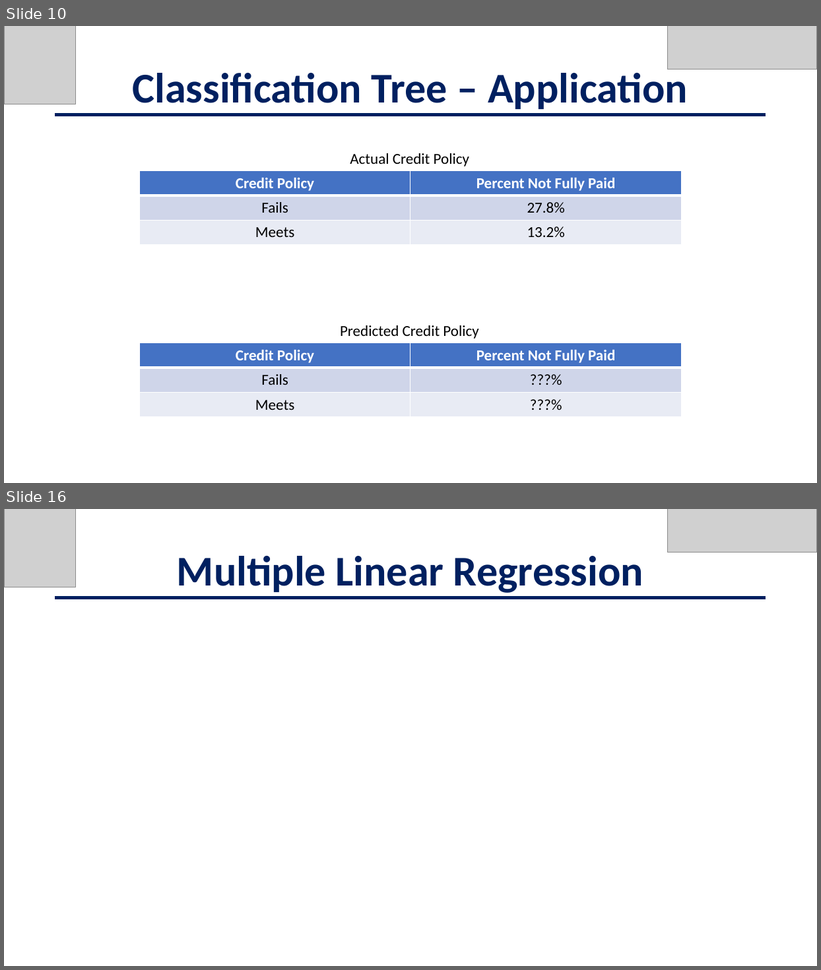
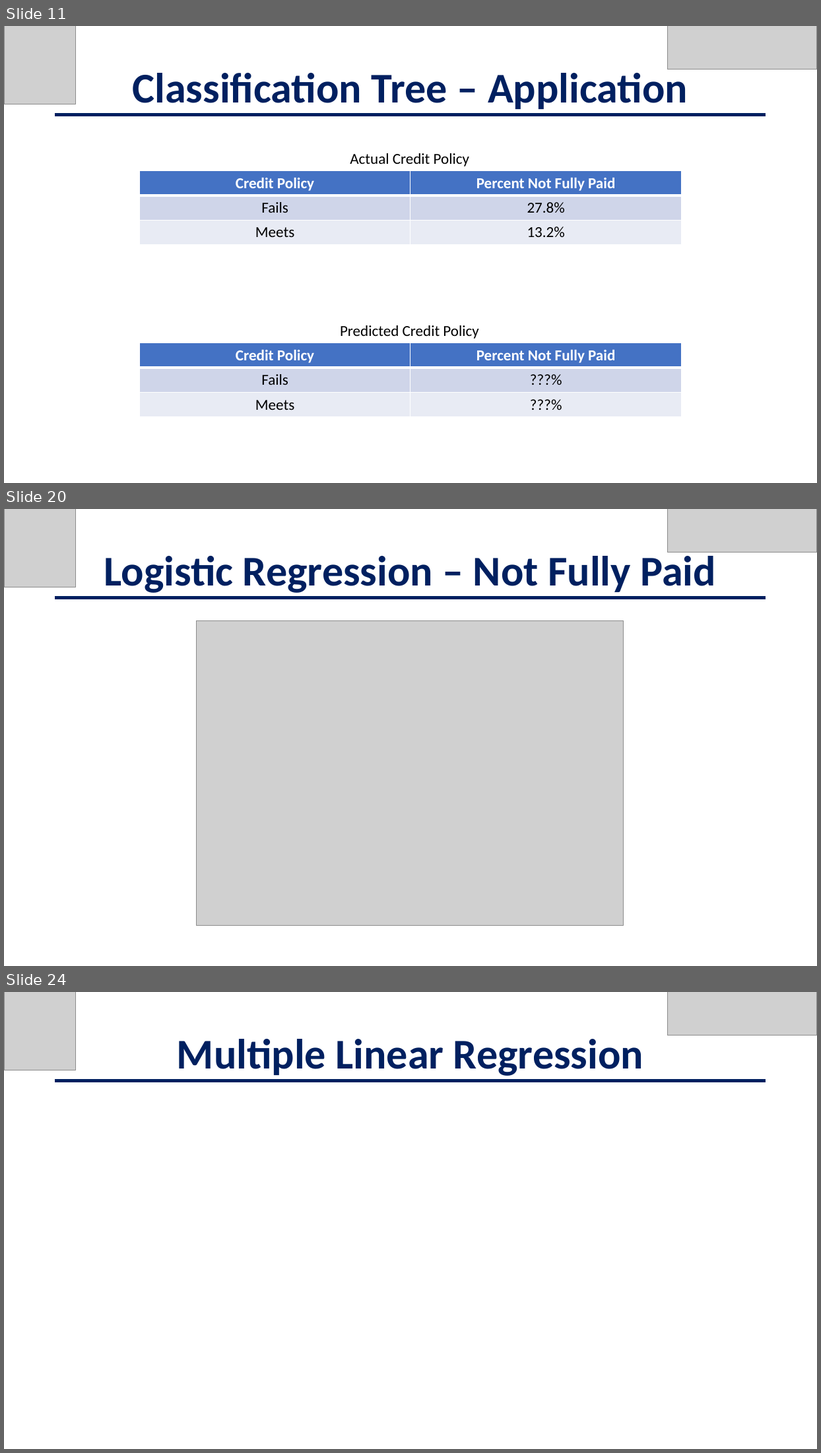
Before and after one commit to jschild01/JMB_DATS_6101, a slide deck: Project2/EDA_LendingClub_Slides - Project 2.pptx. Shown one above the other, each under a label of ours: slides 10 and 16 before the commit, slides 11, 20 and 24 after it; the slides between them are not shown. The pictures are 821x970 and 821x1453 pixels, drawn with LibreOffice and Linux fonts; fonts in the diff are those of the drawing; grey boxes stand for pictures. Boxes give left, top, right and bottom in pixels: in the first picture for what was removed or moved away, otherwise in the second. Text is boxed around its words. In the diff, an @@ line names an element or a change of style, - is before the commit and + after.

```diff
--- a/Project2/EDA_LendingClub_Slides - Project 2.pptx
+++ b/Project2/EDA_LendingClub_Slides - Project 2.pptx
@@ slide 20 added at bbox=[4, 509, 817, 966], background #FFFFFF @@
@@ picture added at bbox=[4, 509, 75, 588] @@
@@ picture added at bbox=[668, 509, 817, 553] @@
@@ text added at bbox=[104, 550, 716, 593], 50 pt, text #002060, bold @@
+Logistic Regression – Not Fully Paid
@@ line added from (55, 598) to (766, 598), #002060 4.5 pt @@
@@ picture added at bbox=[197, 621, 624, 925] @@
@@ what was slide 10 is now slide 11 @@
@@ what was slide 16 is now slide 24 @@
```
Also in this commit, not shown: 9 slides changed, 7 other slides added.
